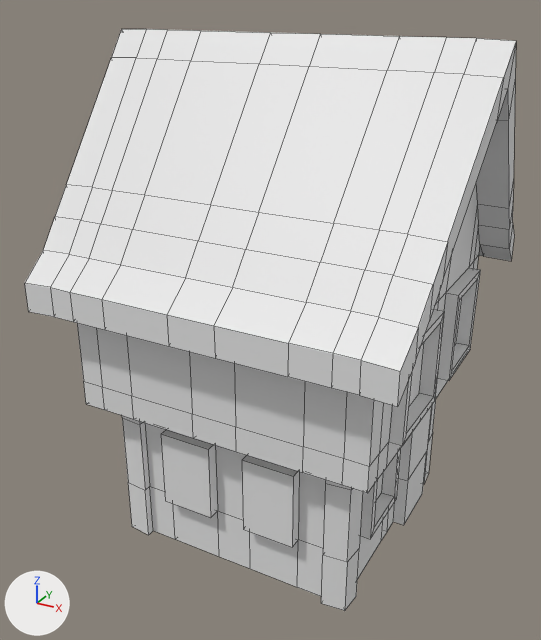
One commit to the FBX model Assets/3D/WoodStoneHouse.fbx: the scene before it, then after it.
One viewpoint serves both versions: a 50 mm lens placed at (0.893, -1.739, 1.473), pointed at (-0.036, -0.05, 0.629). Lighting does not change. The marker at lower left points along +X, +Y and +Z. Mesh edges are drawn as thin lines. Where no turn or scale is listed for an object, it has been applied to the vertices.

The older version as bpy lines, for what is in view:
```python
me_cube_003 = bpy.data.meshes.new('Cube.003')
me_cube_003.from_pydata(...)  # 602 vertices, 600 faces; spans x -0.531..0.531, y -0.495..0.495, z -0.332..1.047
ob_cube = bpy.data.objects.new('Cube', me_cube_003)
ob_cube.location = (0.0, 0.0, 0.332)
```
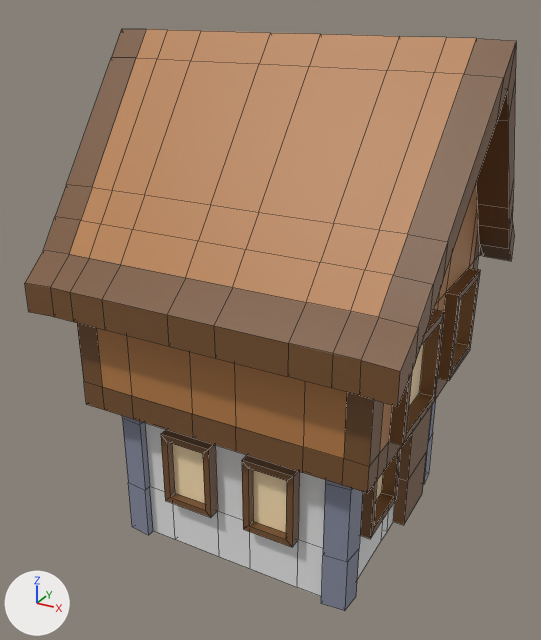
Changed parts and their boxes [x1, y1, x2, y2] in the pictures (541 x 640 px):
part 1 of me_cube_003, built on: [161, 435, 293, 547] in both
part 2 of me_cube_003, recoloured: [122, 399, 436, 611] in both
part 3 of me_cube_003, recoloured (white to brown): [69, 29, 478, 459] in both
part 4 of me_cube_003, recoloured (white to brown): [25, 29, 516, 547] in both
part 5 of me_cube_003, recoloured (white to beige): [376, 298, 462, 500] in both

What changed in the scene script:
```text
Add mat_darkbrown:
    mat_darkbrown = principled_material('DarkBrown')
    mat_darkbrown.base_color = (0.184, 0.083, 0.0279)  # brown #77512f
Add mat_iron:
    mat_iron = principled_material('Iron')
    mat_iron.base_color = (0.239, 0.259, 0.351)  # blue #868ba0
Add mat_stone:
    mat_stone = principled_material('Stone')
    mat_stone.base_color = (0.8, 0.8, 0.8)  # white #e7e7e7
Add mat_brown:
    mat_brown = principled_material('Brown')
    mat_brown.base_color = (0.477, 0.207, 0.0645)  # orange #b87e48
Add mat_lightbrown:
    mat_lightbrown = principled_material('LightBrown')
    mat_lightbrown.base_color = (1.0, 0.773, 0.469)  # beige #ffe4b6
Change me_cube_003:
    used by ob_cube; location = (0.0, 0.0, 0.332)
    remove me_cube_003.from_pydata(...)  # 602 vertices, 600 faces; spans x -0.531..0.531, y -0.495..0.495, z -0.332..1.047
    add me_cube_003.from_pydata(...)  # 618 vertices, 616 faces; spans x -0.531..0.531, y -0.495..0.495, z -0.332..1.047
    me_cube_003 part 1
    2 faces are deleted
    8 vertices are added at x -0.182..0.183, y -0.365, z -0.153..0.029
    8 new vertices lie (0.0, 0.022, 0.0) away from vertices in x -0.182..0.183, y -0.365, z -0.153..0.029
    16 new faces join them, mat_darkbrown (brown #77512e)
    2 new faces join them, mat_lightbrown (beige #ffe4b6)
    me_cube_003 part 2: 107 faces spanning x -0.354..0.354, y -0.354..0.362, z -0.332..0.882 switch from no material to mat_iron (blue #868ba0)
    me_cube_003 part 3: 95 faces spanning x -0.446..0.446, y -0.413..0.413, z 0.177..1.047 switch from no material to mat_brown (orange #b87e48)
    me_cube_003 part 4: 332 faces spanning x -0.531..0.531, y -0.495..0.495, z -0.332..1.047 switch from no material to mat_darkbrown (brown #77512e)
    me_cube_003 part 5: 8 faces spanning x -0.414..0.415, y -0.276..0.328, z -0.151..0.405 switch from no material to mat_lightbrown (beige #ffe4b6)
    add me_cube_003.materials.append(mat_stone)  # white #e7e7e7
```
